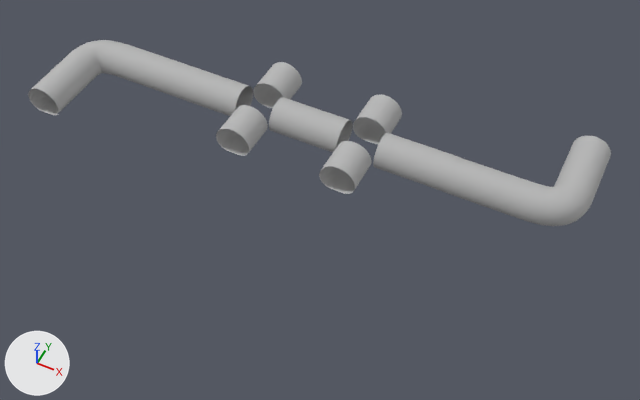
Two versions of the OBJ model assets_models/map/map.obj, one commit apart.
The view is the same before and after, from a 50 mm camera at (31.9, -59.6, 67.1) aimed at (4.6, -5.1, -1.0). Arrows for +X, +Y and +Z are at lower left; the lights stay in place. Where no turn or scale is listed for an object, it has been applied to the vertices.

In view in the first picture: 'map'.
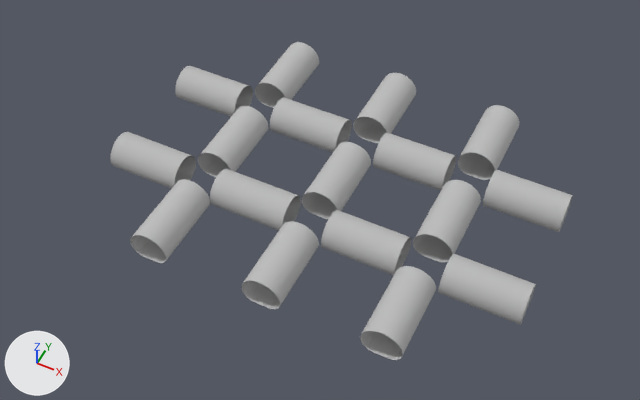
Changed parts and their boxes [x1, y1, x2, y2] in the pictures (640 x 400 px; the box of a moved part takes in the faces that stretch with it):
'map', reshaped (21% narrower, 71% taller)
    before: [28, 40, 611, 226]
    after: [111, 42, 573, 360]
part 1 of me_map, moved or reshaped
    before: [302, 109, 353, 152]
    after: [373, 132, 456, 190]
part 2 of me_map, moved or reshaped
    before: [353, 94, 402, 144]
    after: [353, 73, 416, 143]
part 3 of me_map, moved or reshaped
    before: [253, 62, 302, 109]
    after: [255, 42, 319, 108]
part 4 of me_map, moved or reshaped
    before: [172, 65, 216, 107]
    after: [111, 132, 196, 189]
part 5 of me_map, moved or reshaped
    before: [216, 105, 268, 156]
    after: [198, 106, 268, 177]
part 6 of me_map, moved or reshaped
    before: [373, 133, 461, 192]
    after: [210, 169, 301, 230]
part 7 of me_map, moved or reshaped
    before: [319, 141, 371, 194]
    after: [302, 142, 371, 219]
part 8 of me_map, added
    after: [321, 210, 411, 275]
part 9 of me_map, added
    after: [438, 254, 536, 325]
part 10 of me_map, added
    after: [413, 180, 481, 262]
part 11 of me_map, added
    after: [458, 105, 519, 180]
part 12 of me_map, added
    after: [130, 179, 210, 263]
part 13 of me_map, added
    after: [241, 221, 319, 309]
part 14 of me_map, added
    after: [360, 266, 436, 360]
part 15 of me_map, deleted
    before: [28, 40, 187, 115]
part 16 of me_map, cut back
    before: [444, 136, 611, 226]
    after: [483, 169, 573, 232]

The change, as a diff of the scene's bpy script:
```diff
--- a/assets_models/map/map.obj.py
+++ b/assets_models/map/map.obj.py
@@ me_map @@
-me_map.from_pydata(...)  # 2880 vertices, 4440 faces; spans x -29.9..29.8, y -7.9..11.8, z 0.0..3.4
+me_map.from_pydata(...)  # 2040 vertices, 2040 faces; spans x -16.0..27.9, y -20.0..12.1, z 0.0..3.4
+# me_map part 1: the loose piece of 120 vertices spanning x 0.0..4.0, y 0.0..4.0, z 0.0..3.4 is scaled about its middle by (1.88, 1, 1), then moved by (10.0, 0.0, 0.0)
+# me_map part 2: the loose piece of 120 vertices spanning x 4.0..8.0, y 4.0..8.0, z 0.0..3.4 is scaled about its middle by (1, 1.97, 1), then moved by (0.0, 2.1, 0.0)
+# me_map part 3: the loose piece of 120 vertices spanning x -8.2..-4.2, y 4.0..8.0, z 0.0..3.4 is scaled about its middle by (1, 1.97, 1), then moved by (0.1, 2.1, 0.0)
+# me_map part 4: the loose piece of 120 vertices spanning x -16.2..-12.2, y 0.0..4.0, z 0.0..3.4 is scaled about its middle by (1.93, 1, 1), then moved by (2.1, -12.0, 0.0)
+# me_map part 5: the loose piece of 120 vertices spanning x -8.2..-4.2, y -4.0..0.0, z 0.0..3.4 is scaled about its middle by (1, 1.94, 1), then moved by (0.1, -2.0, 0.0)
+# me_map part 6: the loose piece of 120 vertices spanning x 8.3..16.3, y 0.0..4.0, z 0.0..3.4 is moved by (-12.3, -12.0, 0.0)
+# me_map part 7: the loose piece of 120 vertices spanning x 4.0..8.0, y -4.0..0.0, z 0.0..3.4 is scaled about its middle by (1, 1.93, 1), then moved by (0.0, -2.0, 0.0)
+# me_map part 8: the loose piece of 120 vertices spanning x 8.3..16.3, y 0.0..4.0, z 0.0..3.4 is copied, and the copy is scaled about its middle by (0.938, 1, 1), then moved by (-0.3, -12.0, 0.0); it spans x 8.2..15.8, y -12.0..-8.0, z 0.0..3.4
+# me_map part 9: the loose piece of 120 vertices spanning x 8.3..16.3, y 0.0..4.0, z 0.0..3.4 is copied, and the copy is scaled about its middle by (0.964, 1, 1), then moved by (11.7, -12.0, 0.0); it spans x 20.1..27.9, y -12.0..-8.0, z 0.0..3.4
+# me_map part 10: the loose piece of 120 vertices spanning x 4.0..8.0, y -4.0..0.0, z 0.0..3.4 is copied, and the copy is scaled about its middle by (1, 1.93, 1), then moved by (11.9, -2.0, 0.0); it spans x 15.9..19.9, y -7.9..-0.1, z 0.0..3.4
+# me_map part 11: the loose piece of 120 vertices spanning x 4.0..8.0, y 4.0..8.0, z 0.0..3.4 is copied, and the copy is scaled about its middle by (1, 1.97, 1), then moved by (11.9, 2.1, 0.0); it spans x 15.9..19.9, y 4.1..12.1, z 0.0..3.4
+# me_map part 12: the loose piece of 120 vertices spanning x -8.2..-4.2, y -4.0..0.0, z 0.0..3.4 is copied, and the copy is scaled about its middle by (1, 1.97, 1), then moved by (0.1, -14.0, 0.0); it spans x -8.0..-4.0, y -20.0..-12.0, z 0.0..3.4
+# me_map part 13: the loose piece of 120 vertices spanning x 4.0..8.0, y -4.0..0.0, z 0.0..3.4 is copied, and the copy is scaled about its middle by (1, 1.93, 1), then moved by (0.0, -14.0, 0.0); it spans x 4.0..8.0, y -19.9..-12.1, z 0.0..3.4
+# me_map part 14: the loose piece of 120 vertices spanning x 4.0..8.0, y -4.0..0.0, z 0.0..3.4 is copied, and the copy is scaled about its middle by (1, 1.93, 1), then moved by (11.9, -14.0, 0.0); it spans x 15.9..19.9, y -19.9..-12.1, z 0.0..3.4
+# me_map part 15: the loose piece of 900 vertices spanning x -29.9..-16.1, y -7.9..4.0, z 0.0..3.4 is deleted
+# me_map part 16: 899 vertices removed from x 16.0..29.8, y 0.0..11.8, z 0.0..3.4; 119 vertices added at x 20.1..27.9, y 0.0..4.0, z 0.0..3.4
 me_map.materials.append(mat_phong2sg)
```
